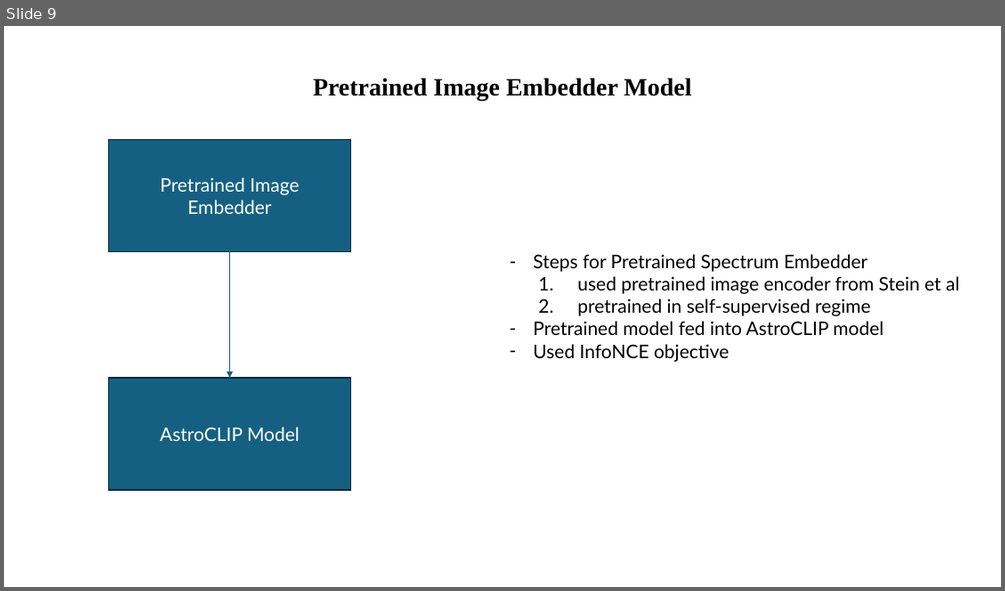
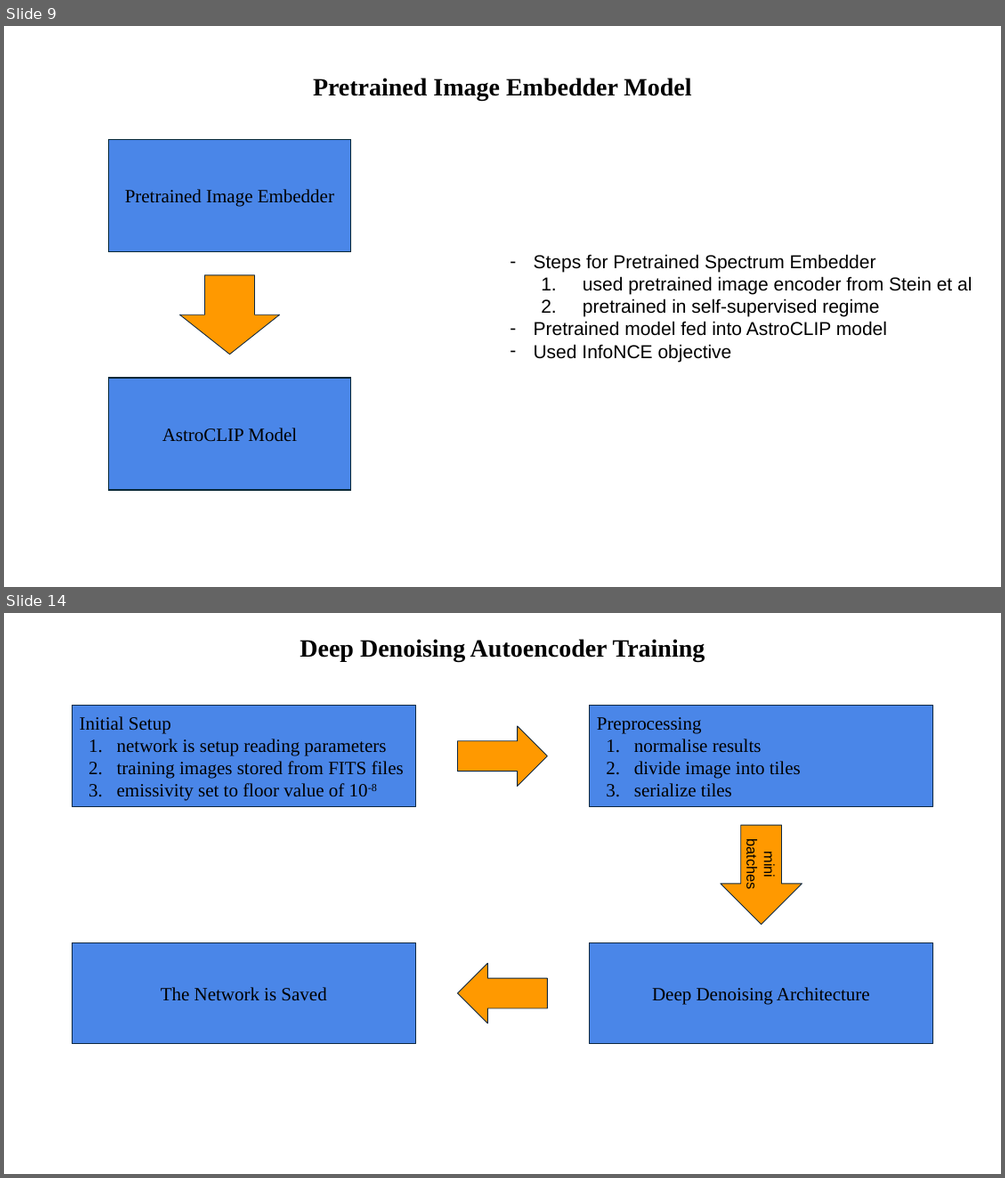
Before and after one commit to Tazering/Research, a slide deck: fox_multimessenger-astronomy/documentation/Model Architectures.pptx. Shown one above the other, each under a label of ours: slide 9 before the commit, slides 9 and 14 after it; the slides between them are not shown. The pictures are 1005x591 and 1005x1178 pixels, drawn with LibreOffice and Linux fonts; fonts in the diff are those of the drawing. Boxes give left, top, right and bottom in pixels: in the first picture for what was removed or moved away, otherwise in the second. Text is boxed around its words. In the diff, an @@ line names an element or a change of style, - is before the commit and + after.

```diff
--- a/fox_multimessenger-astronomy/documentation/Model Architectures.pptx
+++ b/fox_multimessenger-astronomy/documentation/Model Architectures.pptx
@@ slide 14 added at [4, 613, 1001, 1174], background #FFFFFF @@
@@ title added at [299, 639, 705, 661], 24 pt, text #000000, bold @@
+Deep Denoising Autoencoder Training
@@ rectangle added at [72, 706, 416, 807], fill #4A86E8, outline #0E2841 0.75 pt, 18 pt, text #000000 @@
+Initial Setup
+1. network is setup reading parameters
+2. training images stored from FITS files
+3. emissivity set to floor value of 10-8
@@ rectangle added at [590, 706, 933, 807], fill #4A86E8, outline #0E2841 0.75 pt, 18 pt, text #000000 @@
+Preprocessing
+1. normalise results
+2. divide image into tiles
+3. serialize tiles
@@ right arrow added at [458, 726, 548, 786], fill #FF9900, outline #0E2841 0.75 pt @@
@@ right arrow added at [720, 825, 802, 925], fill #FF9900, outline #0E2841 0.75 pt, 14 pt, text #000000 @@
+mini batches
@@ rectangle added at [72, 943, 416, 1044], fill #4A86E8, outline #0E2841 0.75 pt, 18 pt, text #000000 @@
+The Network is Saved
@@ rectangle added at [590, 943, 933, 1044], fill #4A86E8, outline #0E2841 0.75 pt, 18 pt, text #000000 @@
+Deep Denoising Architecture
@@ right arrow added at [458, 963, 548, 1022], fill #FF9900, outline #0E2841 0.75 pt @@
@@ slide 9 changed as well @@
@@ rectangle "Pretrained Image Embedder" at [109, 140, 351, 252]: font Lato to Times New Roman, text colour #FFFFFF to #000000; fill #156082 to #4A86E8; outline #092A39 1.5 pt to #082836 1.5 pt @@
@@ arrow removed from (230, 252) to (230, 378) @@
@@ text "Steps for Pretrained Spectrum Embedder" at [534, 254, 971, 362]: font Lato to Arial @@
@@ down arrow added at [179, 275, 279, 354], fill #FF9900, outline #0E2841 0.75 pt @@
@@ rectangle "AstroCLIP Model" at [109, 378, 351, 490]: font Lato to Times New Roman, text colour #FFFFFF to #000000; fill #156082 to #4A86E8; outline #092A39 1.5 pt to #082836 1.5 pt @@
```
Also in this commit, not shown: 5 other slides changed, 4 other slides added, 4 other files.
